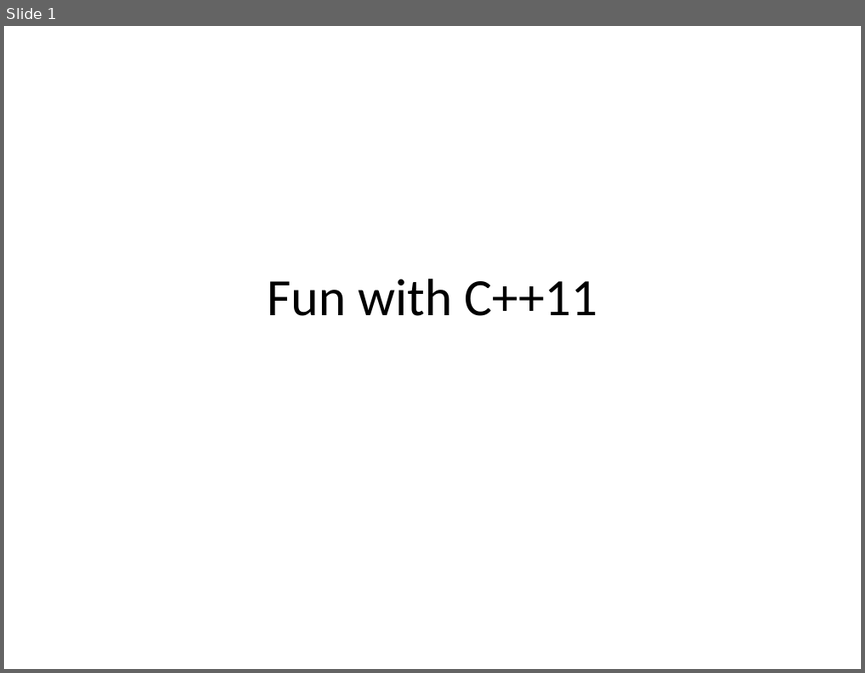
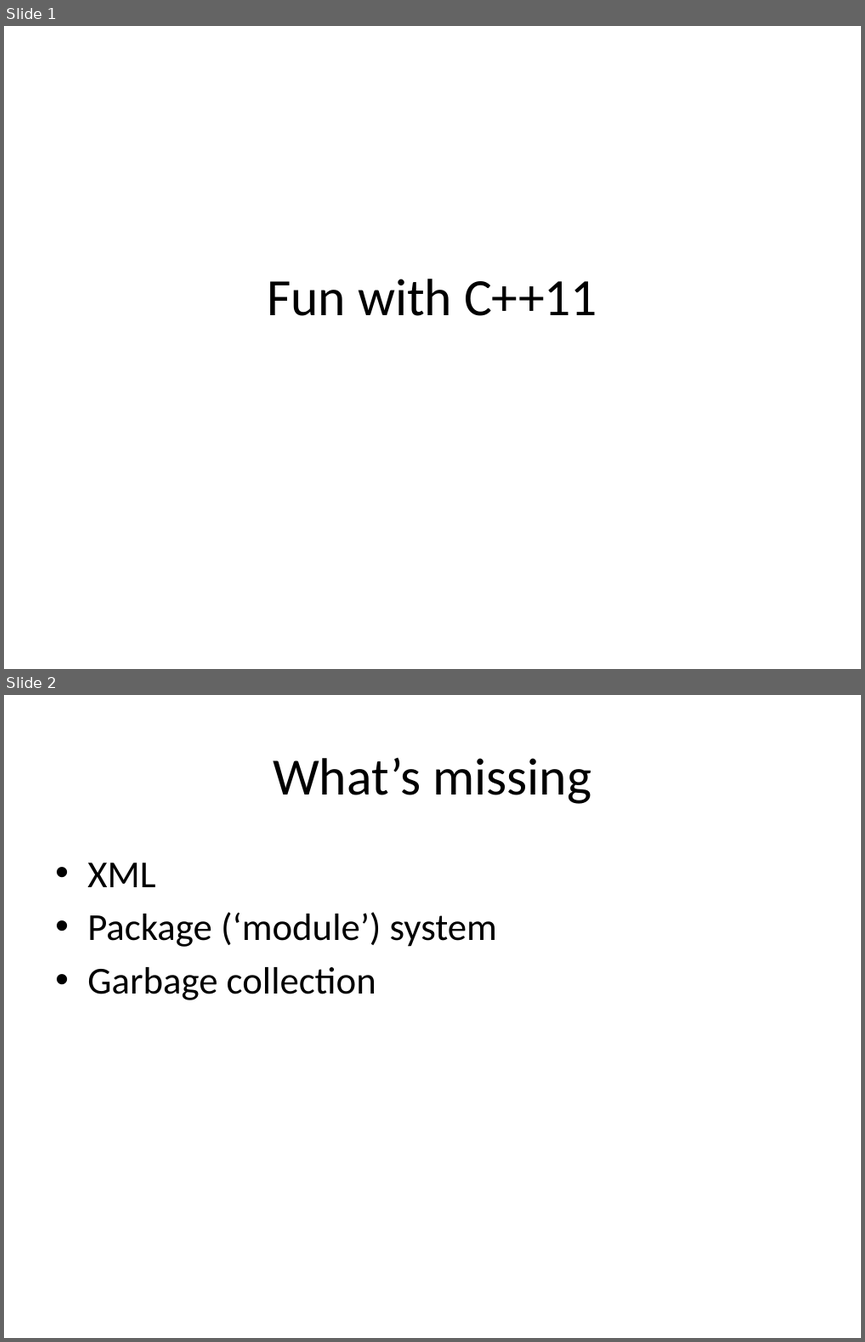
Before and after one commit to fellmad/FunWithCpp11, a slide deck: doc/Fun_with_C++11.pptx. Shown one above the other, each under a label of ours: slide 1 before the commit, slides 1 and 2 after it. The pictures are 865x673 and 865x1342 pixels, drawn with LibreOffice and Linux fonts; fonts in the diff are those of the drawing. Boxes give left, top, right and bottom in pixels: in the first picture for what was removed or moved away, otherwise in the second. Text is boxed around its words. In the diff, an @@ line names an element or a change of style, - is before the commit and + after.

Commit message:
added what's missing

```diff
--- a/doc/Fun_with_C++11.pptx
+++ b/doc/Fun_with_C++11.pptx
@@ slide 2 added at <box>4,695,861,1338</box>, background #FFFFFF @@
@@ title added at <box>273,758,591,804</box>, 44 pt, text #000000 @@
+What’s missing
@@ text added at <box>87,862,497,1000</box>, 32 pt, text #000000 @@
+• XML
+• Package (‘module’) system
+• Garbage collection
```
